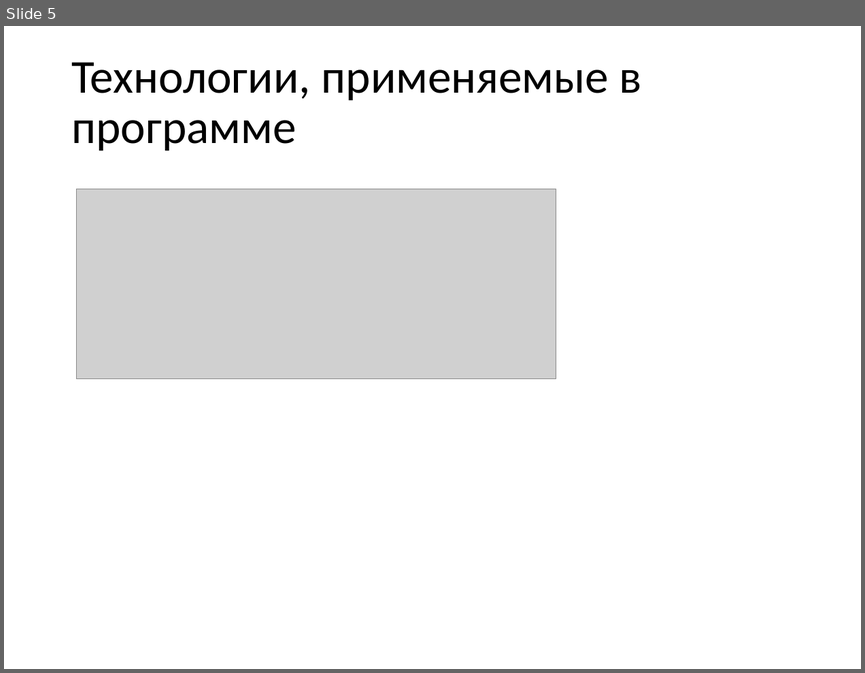
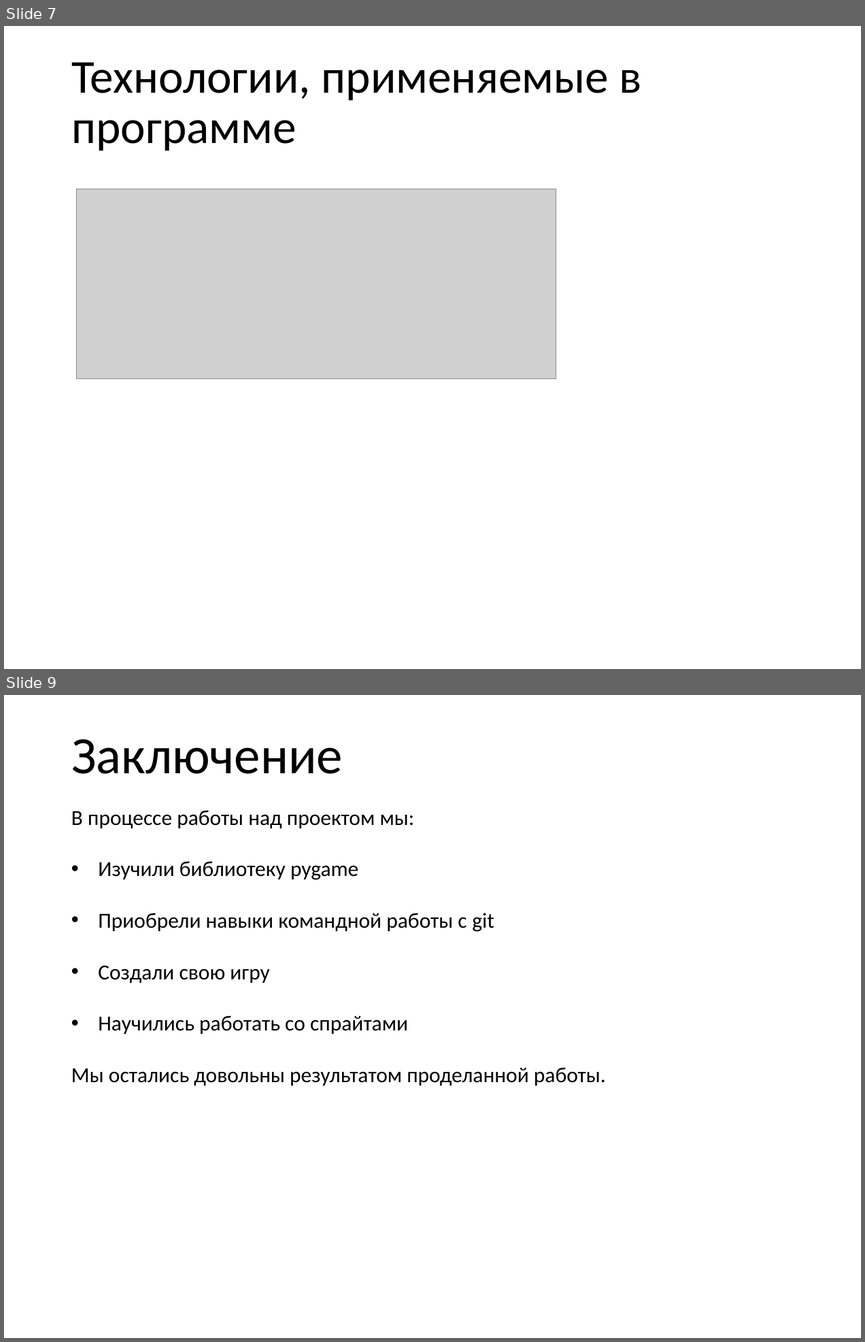
Before and after one commit to ScarletFlame611/1984-game, a slide deck: 1984.pptx. Shown one above the other, each under a label of ours: slide 5 before the commit, slides 7 and 9 after it; the slides between them are not shown. The pictures are 865x673 and 865x1342 pixels, drawn with LibreOffice and Linux fonts; fonts in the diff are those of the drawing; grey boxes stand for pictures; background and template pictures are left out. Boxes give left, top, right and bottom in pixels: in the first picture for what was removed or moved away, otherwise in the second. Text is boxed around its words. In the diff, an @@ line names an element or a change of style, - is before the commit and + after.

```diff
--- a/1984.pptx
+++ b/1984.pptx
@@ slide 9 added at (4, 695, 861, 1338), background picture (left out) @@
@@ title added at (71, 739, 343, 774), 44 pt, text #000000 @@
+Заключение
@@ text added at (71, 810, 606, 1086), 18 pt, text #000000 @@
+В процессе работы над проектом мы:
+• Изучили библиотеку pygame
+• Приобрели навыки командной работы с git
+• Создали свою игру
+• Научились работать со спрайтами
+Мы остались довольны результатом проделанной работы.
@@ what was slide 5 is now slide 7 @@
```
Also in this commit, not shown: 1 slide changed, 4 other slides added, 2 slides removed, 1 other file.
